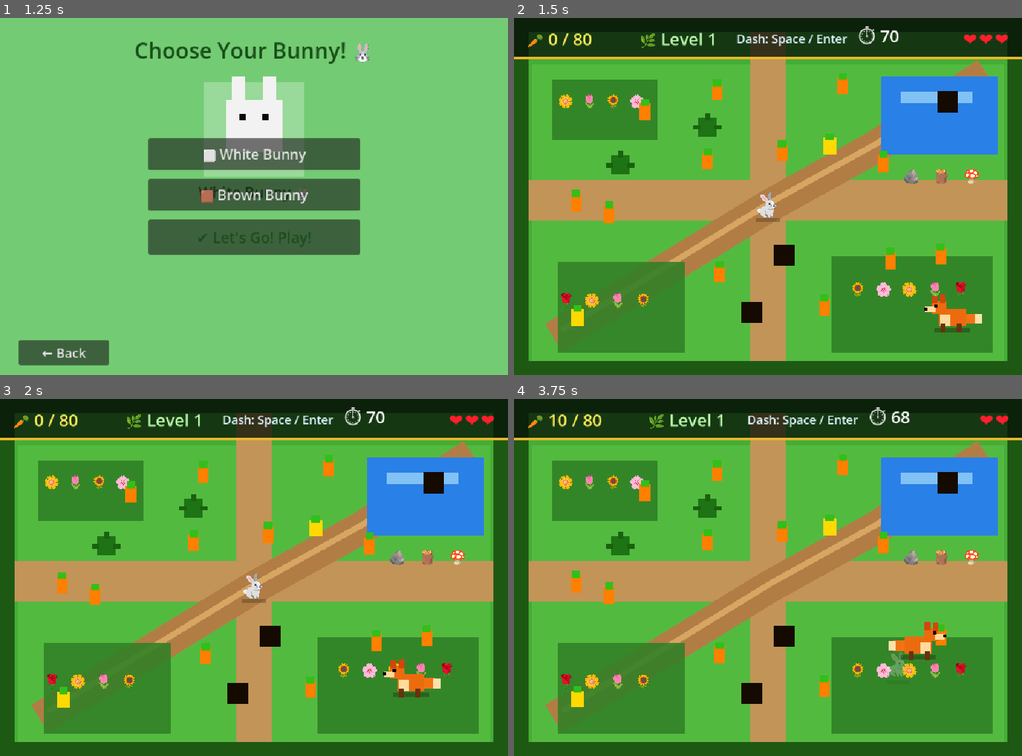
Above: before the commit, frames 1-4 (two rows, left to right).
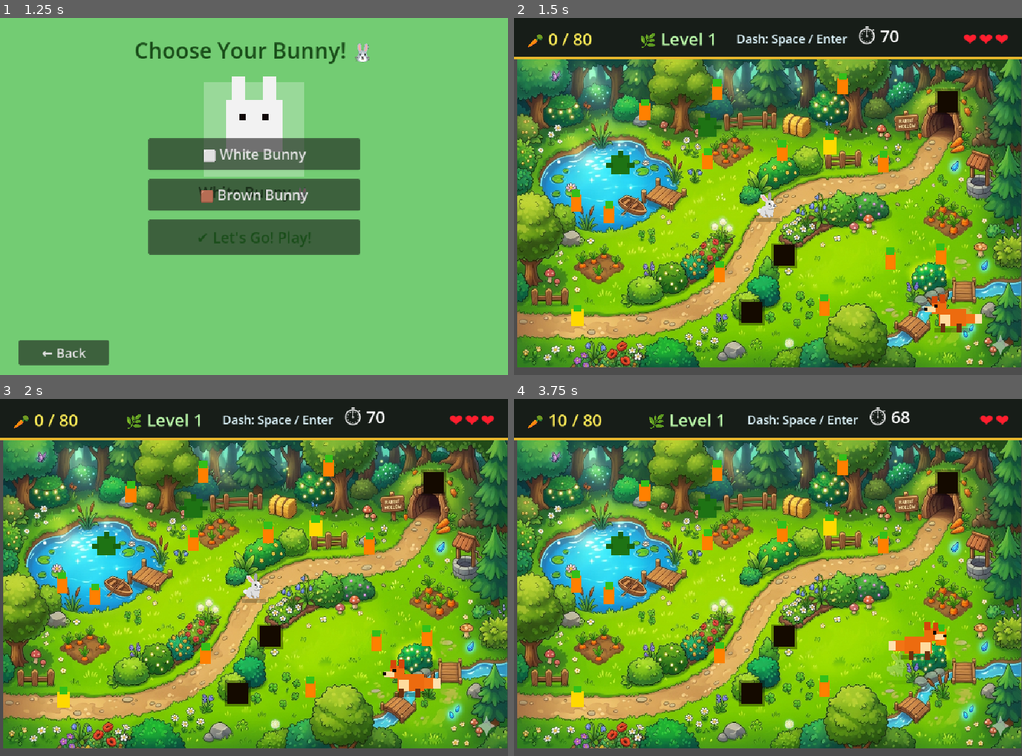
Above: after the commit, the same moments.

Repository: hamzabasem900-source/RUBBY
Game: Godot game, scene res://scenes/MainMenu.tscn
The game is run twice, just before and just after one commit, with the same random seed, the same clock (stepped at 60 frames per second) and the same inputs.
Inputs (mouse positions are in pixels of both pictures, inside the frame that each line leads up to):
- Up to frame 1 (1.25 s): click "▶ Start Game" at 0.5 s
- Up to frame 2 (1.5 s): click "✔ Let's Go! Play!" at 1.25 s
- Up to frame 3 (2 s): no input
- Up to frame 4 (3.75 s): tap Enter (ui_accept) at 2, 2.27, 3.02 s; move the mouse to (879, 559) at 2.02 s; hold D (move_right) 2.03-2.78 s; click (879, 559) at 2.17 s; move the mouse to (666, 595) at 2.77 s; hold S (move_down) 2.78-3.53 s; move the mouse to (818, 498) at 3.52 s; hold D (move_right) from 3.53 s (still down)

Frame 1 is identical in both runs. In frame 2, 88% of the frame differs, in the area x 0-100%, y 3-100%; in frame 3, 88%; in frame 4, 88%.

Commit message:
Replace project files

Diff:
--- a/scenes/GameLevel.tscn
+++ b/scenes/GameLevel.tscn
@@ -1,14 +1,15 @@
-[gd_scene load_steps=8 format=3]
-
-[ext_resource type="Script" path="res://scripts/game_level.gd" id="1_gl"]
-[ext_resource type="Script" path="res://scripts/hud.gd" id="2_hud"]
+[gd_scene format=3 uid="uid://brfjloryy5gp5"]
+
+[ext_resource type="Script" uid="uid://btldqoiq7b3vk" path="res://scripts/game_level.gd" id="1_gl"]
+[ext_resource type="Script" uid="uid://bq6imx1wbq13f" path="res://scripts/hud.gd" id="2_hud"]
+[ext_resource type="Texture2D" uid="uid://c5j25vx4s0qt2" path="res://assets/Gemini_Generated_Image_jmx22pjmx22pjmx2.png" id="2_s7260"]
 [ext_resource type="PackedScene" path="res://scenes/Player.tscn" id="3_player"]
 
 [sub_resource type="RectangleShape2D" id="wall_top"]
-size = Vector2(1024.0, 28)
+size = Vector2(1024, 28)
 
 [sub_resource type="RectangleShape2D" id="wall_bottom"]
-size = Vector2(1024.0, 28)
+size = Vector2(1024, 28)
 
 [sub_resource type="RectangleShape2D" id="wall_left"]
 size = Vector2(29.9, 720)
@@ -16,60 +17,73 @@
 [sub_resource type="RectangleShape2D" id="wall_right"]
 size = Vector2(29.9, 720)
 
-[node name="GameLevel" type="Node2D"]
+[node name="GameLevel" type="Node2D" unique_id=1741584425]
 script = ExtResource("1_gl")
 
-[node name="GardenBackground" type="ColorRect" parent="."]
+[node name="Background" type="Sprite2D" parent="." unique_id=1307461353]
+z_index = -100
+position = Vector2(514.25, 393.75)
+scale = Vector2(0.7380087, 0.8105469)
+texture = ExtResource("2_s7260")
+
+[node name="GardenBackground" type="ColorRect" parent="." unique_id=105467974]
+visible = false
 offset_right = 1024.0
 offset_bottom = 720.0
 color = Color(0.27, 0.68, 0.21, 1)
 
-[node name="SoftGrassOverlay" type="ColorRect" parent="."]
-offset_left = 36.3
+[node name="SoftGrassOverlay" type="ColorRect" parent="." unique_id=74136064]
+visible = false
+offset_left = 6.0
 offset_top = 94.0
-offset_right = 987.7
+offset_right = 957.4
 offset_bottom = 692.0
 color = Color(0.38, 0.78, 0.29, 0.5)
 
-[node name="PathH" type="ColorRect" parent="."]
-offset_left = 0.0
+[node name="PathH" type="ColorRect" parent="." unique_id=868988653]
+visible = false
 offset_top = 326.0
 offset_right = 1024.0
 offset_bottom = 408.0
 color = Color(0.76, 0.58, 0.34, 1)
 
-[node name="PathV" type="ColorRect" parent="."]
+[node name="PathV" type="ColorRect" parent="." unique_id=1505022947]
+visible = false
 offset_left = 475.7
-offset_top = 0.0
 offset_right = 548.3
 offset_bottom = 720.0
 color = Color(0.76, 0.58, 0.34, 1)
 
-[node name="PathDiagonal" type="Line2D" parent="."]
+[node name="PathDiagonal" type="Line2D" parent="." unique_id=889821503]
+visible = false
 points = PackedVector2Array(80, 645, 228.3, 555, 512, 380, 728.5, 260, 952.5, 112)
 width = 66.0
 default_color = Color(0.7, 0.49, 0.27, 1)
 
-[node name="PathHighlight" type="Line2D" parent="."]
+[node name="PathHighlight" type="Line2D" parent="." unique_id=1860273651]
+visible = false
 points = PackedVector2Array(96, 630, 240, 542, 520.5, 370, 729.6, 254, 934.4, 122)
 width = 12.0
 default_color = Color(0.95, 0.78, 0.48, 0.55)
 
-[node name="Pond" type="ColorRect" parent="."]
+[node name="Pond" type="ColorRect" parent="." unique_id=329944844]
+visible = false
 offset_left = 740.3
 offset_top = 118.0
 offset_right = 974.9
 offset_bottom = 276.0
 color = Color(0.16, 0.5, 0.9, 1)
 
-[node name="PondShine" type="ColorRect" parent="."]
+[node name="PondShine" type="ColorRect" parent="." unique_id=1825421581]
+visible = false
 offset_left = 779.7
 offset_top = 150.0
 offset_right = 923.7
 offset_bottom = 172.0
 color = Color(0.69, 0.9, 1, 0.65)
 
-[node name="RockGarden" type="Label" parent="."]
+[node name="RockGarden" type="Label" parent="." unique_id=1235814966]
+visible = false
 offset_left = 784.0
 offset_top = 292.0
 offset_right = 990.9
@@ -77,28 +91,32 @@
 theme_override_font_sizes/font_size = 34
 text = "🪨   🪵   🍄"
 
-[node name="GardenBed1" type="ColorRect" parent="."]
+[node name="GardenBed1" type="ColorRect" parent="." unique_id=609973565]
+visible = false
 offset_left = 76.8
 offset_top = 124.0
 offset_right = 288.0
 offset_bottom = 246.0
 color = Color(0.18, 0.49, 0.14, 0.86)
 
-[node name="GardenBed2" type="ColorRect" parent="."]
+[node name="GardenBed2" type="ColorRect" parent="." unique_id=1419579300]
+visible = false
 offset_left = 87.5
 offset_top = 492.0
 offset_right = 344.5
 offset_bottom = 676.0
 color = Color(0.19, 0.5, 0.15, 0.88)
 
-[node name="GardenBed3" type="ColorRect" parent="."]
+[node name="GardenBed3" type="ColorRect" parent="." unique_id=2132374317]
+visible = false
 offset_left = 640.0
 offset_top = 480.0
 offset_right = 964.3
 offset_bottom = 676.0
 color = Color(0.18, 0.49, 0.14, 0.86)
 
-[node name="FlowerA" type="Label" parent="."]
+[node name="FlowerA" type="Label" parent="." unique_id=535448600]
+visible = false
 offset_left = 87.5
 offset_top = 142.0
 offset_right = 276.3
@@ -106,7 +124,8 @@
 theme_override_font_sizes/font_size = 32
 text = "🌼  🌷  🌻  🌸"
 
-[node name="FlowerB" type="Label" parent="."]
+[node name="FlowerB" type="Label" parent="." unique_id=1092194948]
+visible = false
 offset_left = 87.5
 offset_top = 542.0
 offset_right = 324.3
@@ -114,7 +133,8 @@
 theme_override_font_sizes/font_size = 34
 text = "🌹  🌼  🌷  🌻"
 
-[node name="FlowerC" type="Label" parent="."]
+[node name="FlowerC" type="Label" parent="." unique_id=1690338559]
+visible = false
 offset_left = 676.3
 offset_top = 520.0
 offset_right = 944.0
@@ -122,91 +142,97 @@
 theme_override_font_sizes/font_size = 34
 text = "🌻  🌸  🌼  🌷  🌹"
 
-[node name="FenceTop" type="ColorRect" parent="."]
+[node name="FenceTop" type="ColorRect" parent="." unique_id=1946470806]
+visible = false
 offset_right = 1024.0
 offset_bottom = 28.0
 color = Color(0.12, 0.35, 0.08, 1)
 
-[node name="FenceBottom" type="ColorRect" parent="."]
+[node name="FenceBottom" type="ColorRect" parent="." unique_id=1870714640]
+visible = false
 offset_top = 692.0
 offset_right = 1024.0
 offset_bottom = 720.0
 color = Color(0.12, 0.35, 0.08, 1)
 
-[node name="FenceLeft" type="ColorRect" parent="."]
+[node name="FenceLeft" type="ColorRect" parent="." unique_id=2068633897]
+visible = false
 offset_right = 29.9
 offset_bottom = 720.0
 color = Color(0.12, 0.35, 0.08, 1)
 
-[node name="FenceRight" type="ColorRect" parent="."]
+[node name="FenceRight" type="ColorRect" parent="." unique_id=949449308]
+visible = false
 offset_left = 994.1
 offset_right = 1024.0
 offset_bottom = 720.0
 color = Color(0.12, 0.35, 0.08, 1)
 
-[node name="WallTop" type="StaticBody2D" parent="."]
-collision_layer = 16
-[node name="WallTopShape" type="CollisionShape2D" parent="WallTop"]
-position = Vector2(512.0, 14)
+[node name="WallTop" type="StaticBody2D" parent="." unique_id=1300762645]
+collision_layer = 16
+
+[node name="WallTopShape" type="CollisionShape2D" parent="WallTop" unique_id=193617408]
+position = Vector2(512, 14)
 shape = SubResource("wall_top")
 
-[node name="WallBottom" type="StaticBody2D" parent="."]
-collision_layer = 16
-[node name="WallBottomShape" type="CollisionShape2D" parent="WallBottom"]
-position = Vector2(512.0, 706)
+[node name="WallBottom" type="StaticBody2D" parent="." unique_id=1306584391]
+collision_layer = 16
+
+[node name="WallBottomShape" type="CollisionShape2D" parent="WallBottom" unique_id=1417018455]
+position = Vector2(512, 706)
 shape = SubResource("wall_bottom")
 
-[node name="WallLeft" type="StaticBody2D" parent="."]
-collision_layer = 16
-[node name="WallLeftShape" type="CollisionShape2D" parent="WallLeft"]
+[node name="WallLeft" type="StaticBody2D" parent="." unique_id=1302773194]
+collision_layer = 16
+
+[node name="WallLeftShape" type="CollisionShape2D" parent="WallLeft" unique_id=1605082412]
 position = Vector2(14.9, 360)
 shape = SubResource("wall_left")
 
-[node name="WallRight" type="StaticBody2D" parent="."]
-collision_layer = 16
-[node name="WallRightShape" type="CollisionShape2D" parent="WallRight"]
+[node name="WallRight" type="StaticBody2D" parent="." unique_id=30392316]
+collision_layer = 16
+
+[node name="WallRightShape" type="CollisionShape2D" parent="WallRight" unique_id=1470619627]
 position = Vector2(1009.1, 360)
 shape = SubResource("wall_right")
 
-[node name="Player" parent="." instance=ExtResource("3_player")]
-position = Vector2(512.0, 380)
-
-[node name="HUD" type="CanvasLayer" parent="."]
+[node name="Player" parent="." unique_id=324518388 instance=ExtResource("3_player")]
+position = Vector2(512, 380)
+
+[node name="HUD" type="CanvasLayer" parent="." unique_id=1980656411]
 script = ExtResource("2_hud")
 
-[node name="HudBackground" type="ColorRect" parent="HUD"]
+[node name="HudBackground" type="ColorRect" parent="HUD" unique_id=1086980967]
 offset_right = 1024.0
 offset_bottom = 84.0
 color = Color(0.015, 0.05, 0.02, 0.74)
 
-[node name="HudAccent" type="ColorRect" parent="HUD"]
+[node name="HudAccent" type="ColorRect" parent="HUD" unique_id=1013376810]
 offset_top = 78.0
 offset_right = 1024.0
 offset_bottom = 84.0
 color = Color(0.95, 0.75, 0.18, 0.95)
 
-[node name="MarginContainer" type="MarginContainer" parent="HUD"]
+[node name="MarginContainer" type="MarginContainer" parent="HUD" unique_id=1710615615]
 offset_right = 1024.0
 offset_bottom = 84.0
 theme_override_constants/margin_left = 26
+theme_override_constants/margin_top = 10
 theme_override_constants/margin_right = 26
-theme_override_constants/margin_top = 10
 theme_override_constants/margin_bottom = 10
 
-[node name="TopBar" type="HBoxContainer" parent="HUD/MarginContainer"]
-layout_mode = 2
-anchor_right = 1.0
-anchor_bottom = 1.0
+[node name="TopBar" type="HBoxContainer" parent="HUD/MarginContainer" unique_id=774534812]
+layout_mode = 2
 theme_override_constants/separation = 22
 
-[node name="ScoreLabel" type="Label" parent="HUD/MarginContainer/TopBar"]
+[node name="ScoreLabel" type="Label" parent="HUD/MarginContainer/TopBar" unique_id=1357058571]
 layout_mode = 2
 size_flags_horizontal = 3
 theme_override_colors/font_color = Color(1, 0.93, 0.34, 1)
 theme_override_font_sizes/font_size = 34
 text = "🥕 0 / 80"
 
-[node name="LevelLabel" type="Label" parent="HUD/MarginContainer/TopBar"]
+[node name="LevelLabel" type="Label" parent="HUD/MarginContainer/TopBar" unique_id=231856819]
 layout_mode = 2
 size_flags_horizontal = 3
 theme_override_colors/font_color = Color(0.75, 1, 0.68, 1)
@@ -214,7 +240,7 @@
 text = "🌿 Level 1"
 horizontal_alignment = 1
 
-[node name="TipLabel" type="Label" parent="HUD/MarginContainer/TopBar"]
+[node name="TipLabel" type="Label" parent="HUD/MarginContainer/TopBar" unique_id=1518190056]
 layout_mode = 2
 size_flags_horizontal = 3
 theme_override_colors/font_color = Color(0.88, 0.97, 1, 1)
@@ -222,7 +248,7 @@
 text = "Dash: Space / Enter"
 horizontal_alignment = 1
 
-[node name="TimeLabel" type="Label" parent="HUD/MarginContainer/TopBar"]
+[node name="TimeLabel" type="Label" parent="HUD/MarginContainer/TopBar" unique_id=553357210]
 layout_mode = 2
 size_flags_horizontal = 2
 theme_override_colors/font_color = Color(1, 1, 1, 1)
@@ -230,6 +256,6 @@
 text = "⏱ 70"
 horizontal_alignment = 2
 
-[node name="HeartsContainer" type="HBoxContainer" parent="HUD/MarginContainer/TopBar"]
+[node name="HeartsContainer" type="HBoxContainer" parent="HUD/MarginContainer/TopBar" unique_id=1863825992]
 layout_mode = 2
 theme_override_constants/separation = 4
Binary file added: assets/Gemini_Generated_Image_jmx22pjmx22pjmx2.png
Not shown, added: assets/Gemini_Generated_Image_jmx22pjmx22pjmx2.png.import
